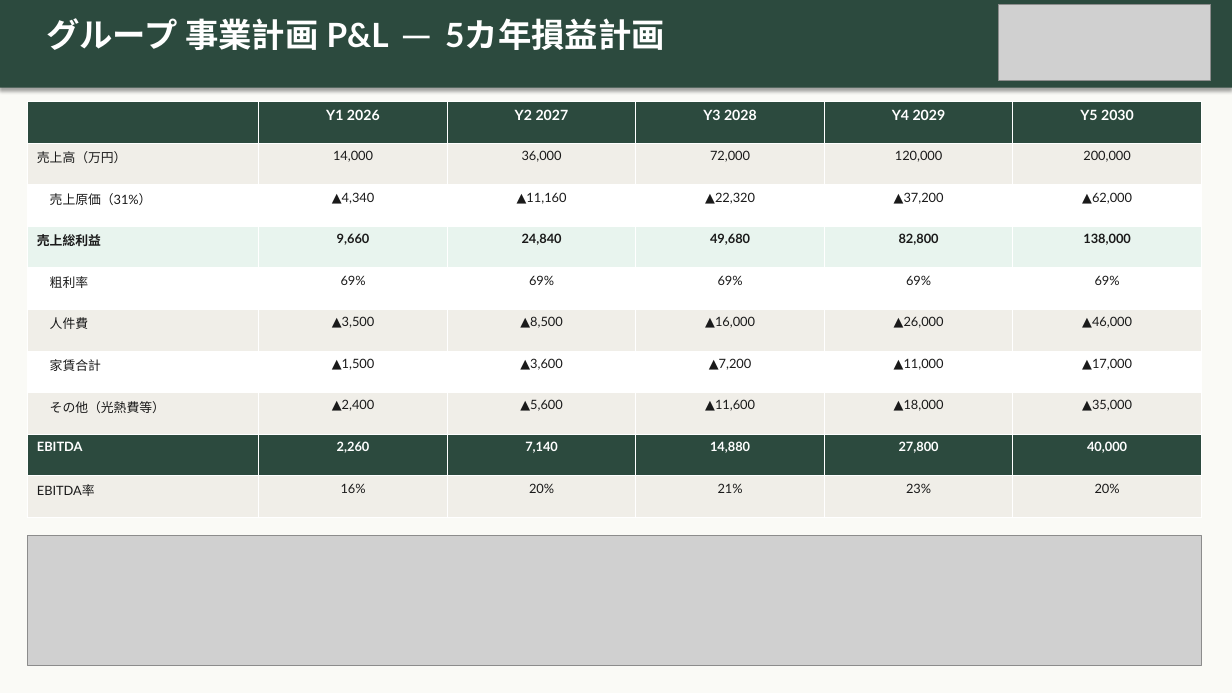
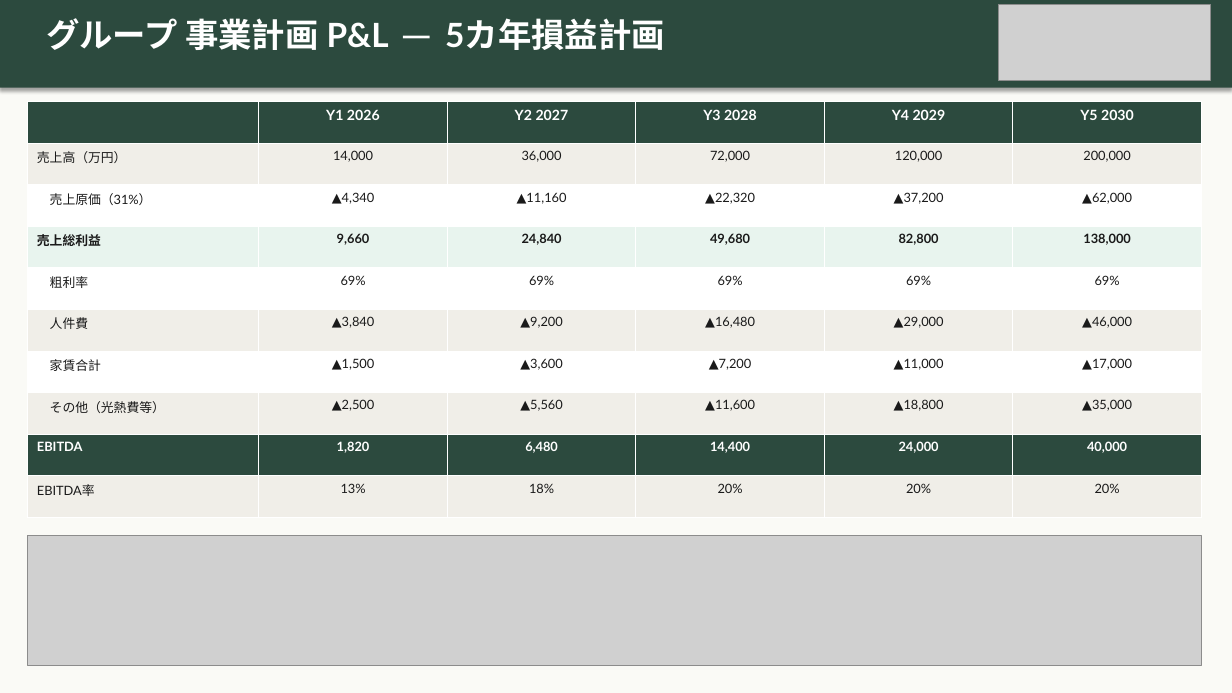
Before and after one commit to hunkotusaisinryo-lab/test-repo, a slide deck: slide 15 of zen/07_融資・投資家資料/然グループ_統合ピッチデッキ_強化版.pptx. Drawn at 1232x693 pixels with LibreOffice and Linux fonts; fonts in the diff are those of the drawing; grey boxes stand for pictures. Boxes give left, top, right and bottom in pixels: in the first picture for what was removed or moved away, otherwise in the second. Text is boxed around its words. In the diff, an @@ line names an element or a change of style, - is before the commit and + after.

```diff
--- a/zen/07_融資・投資家資料/然グループ_統合ピッチデッキ_強化版.pptx
+++ b/zen/07_融資・投資家資料/然グループ_統合ピッチデッキ_強化版.pptx
@@ table at (28,102,1202,518) @@
-row 6: 人件費 | ▲3,500 | ▲8,500 | ▲16,000 | ▲26,000 | ▲46,000
+row 6: 人件費 | ▲3,840 | ▲9,200 | ▲16,480 | ▲29,000 | ▲46,000
-row 8: その他（光熱費等） | ▲2,400 | ▲5,600 | ▲11,600 | ▲18,000 | ▲35,000
+row 8: その他（光熱費等） | ▲2,500 | ▲5,560 | ▲11,600 | ▲18,800 | ▲35,000
-row 9: EBITDA | 2,260 | 7,140 | 14,880 | 27,800 | 40,000
+row 9: EBITDA | 1,820 | 6,480 | 14,400 | 24,000 | 40,000
-row 10: EBITDA率 | 16% | 20% | 21% | 23% | 20%
+row 10: EBITDA率 | 13% | 18% | 20% | 20% | 20%
```
Also in this commit, not shown: 1 other slide changed, 1 other file.
